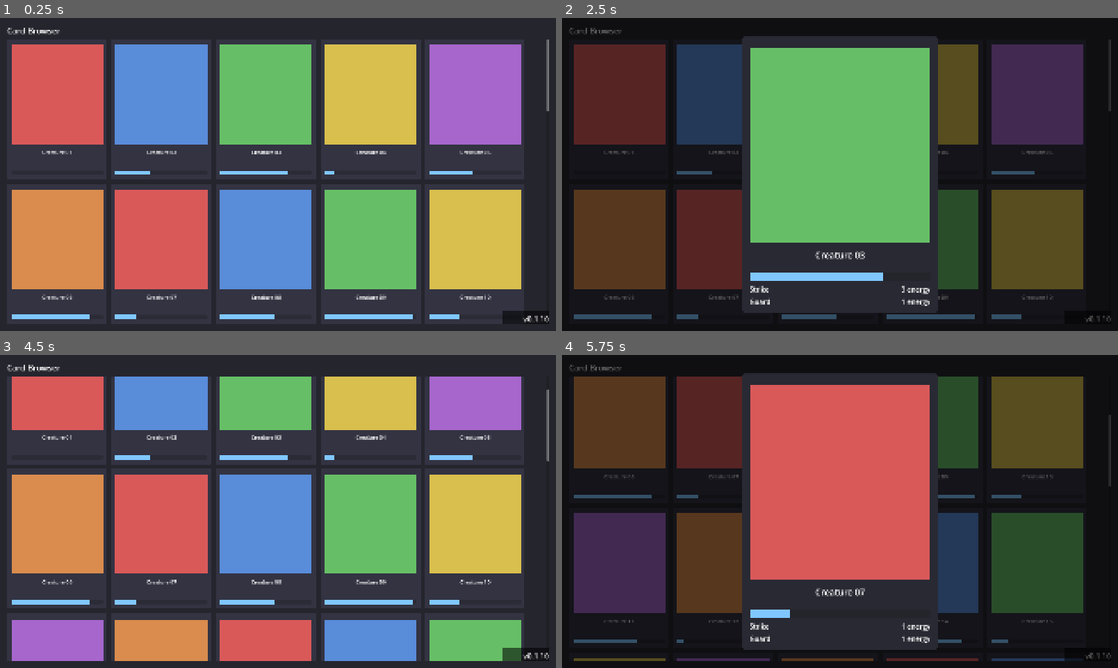
Above: before the commit, frames 1-4 (two rows, left to right).
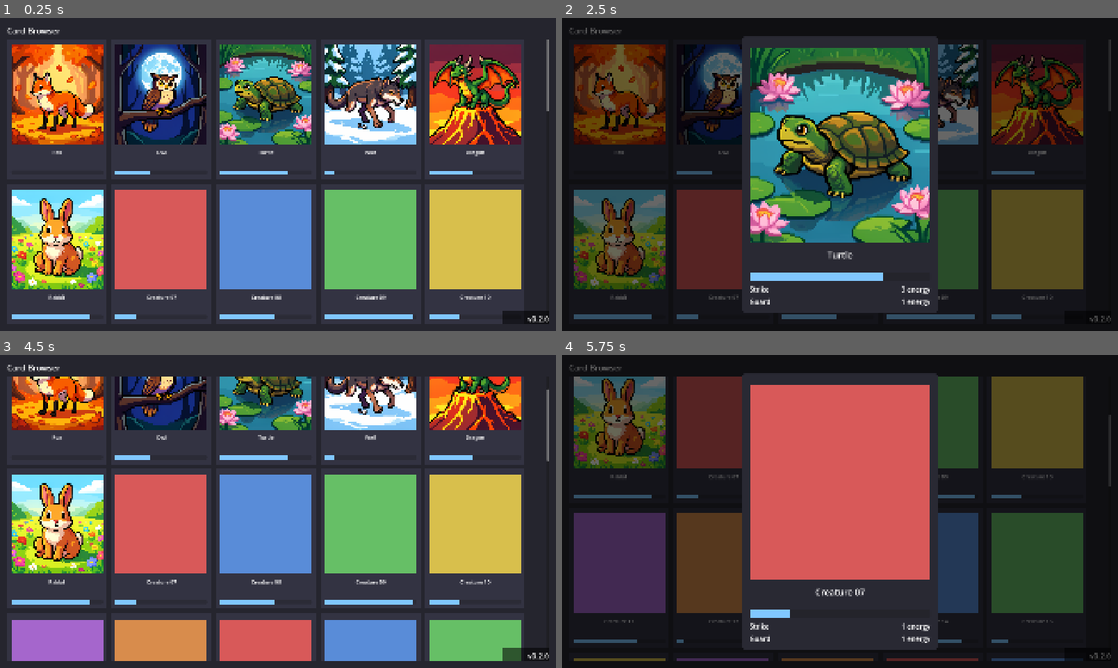
Above: after the commit, the same moments.

Repository: VirtualSteveShow/UnnamedCardGame
Game: Godot game, scene res://scenes/card_browser/card_browser.tscn
Two runs of this game, one before a commit and one after it. Both use one fixed random seed, a clock stepped at 60 frames per second and the inputs below.
Inputs (mouse positions are in pixels of both pictures, inside the frame that each line leads up to):
- Up to frame 1 (0.25 s): no input
- Up to frame 2 (2.5 s): tap Enter at 0.5, 2 s; drag from (617, 108) to (895, 105) at 0.52 s; tap Space at 1.25 s; drag from (723, 105) to (812, 237) at 1.27 s; move the mouse to (828, 108) at 2.02 s; click (828, 108) at 2.17 s
- Up to frame 3 (4.5 s): tap Space at 2.75 s; drag from (372, 445) to (111, 464) at 2.77 s; tap Enter at 3.5 s; drag from (472, 445) to (305, 511) at 3.52 s; drag from (55, 589) to (194, 433) at 4.27 s
- Up to frame 4 (5.75 s): tap Space at 5 s; move the mouse to (723, 433) at 5.02 s; click (723, 433) at 5.17 s

The runs differ from the first frame. In frame 1, 32% of the frame differs, in the area x 2-98%, y 8-98%; in frame 2, 41%; in frame 3, 20%; in frame 4, 4.1%.

Commit message:
Add first real card art: 6 pixel-art creatures with scene backgrounds
Generated via a master Flux prompt template (16-bit pixel art style,
each creature in a matching illustrated environment rather than a
plain background) through the ComfyUI Phone App's new export-path
feature -- saved straight into art/wip alongside the normal gallery
save.

- CardData: new art_texture field + get_display_texture() shared
  fallback (real art if set, else a flat-color swatch from
  placeholder_color), so callers never branch on whether art exists yet.
- CardItem/CardDetail: Art nodes switched from ColorRect to TextureRect
  (STRETCH_KEEP_ASPECT_COVERED) to actually render textures.
- CardDatabase: first 6 of the 36 cards now carry real fox/owl/turtle/
  wolf/dragon/rabbit art and names; the rest remain placeholders until
  more art exists.
- Final assets copied into game/assets/creatures/; raw generations kept
  in art/wip for reference.

Verified: headless import + play test, exported and deployed to device.
Version -> 0.2.0.

Diff:
--- a/game/project.godot
+++ b/game/project.godot
@@ -11,7 +11,7 @@
 [application]
 
 config/name="Unnamed Card Game"
-config/version="0.1.10"
+config/version="0.2.0"
 run/main_scene="res://scenes/card_browser/card_browser.tscn"
 config/features=PackedStringArray("4.7", "GL Compatibility")
 config/icon="res://icon.svg"
--- a/game/scenes/card_browser/card_detail.gd
+++ b/game/scenes/card_browser/card_detail.gd
@@ -24,7 +24,7 @@
 const ABILITY_ROW_FONT_SIZE := 24
 
 @onready var panel: Panel = $Panel
-@onready var art_rect: ColorRect = $Panel/Art
+@onready var art_rect: TextureRect = $Panel/Art
 @onready var name_label: Label = $Panel/NameLabel
 @onready var xp_bar: ProgressBar = $Panel/XpBar
 @onready var ability_list: VBoxContainer = $Panel/AbilityList
@@ -38,7 +38,7 @@
 
 
 func show_card(data: CardData) -> void:
-	art_rect.color = data.placeholder_color
+	art_rect.texture = data.get_display_texture()
 	name_label.text = data.card_name
 	xp_bar.value = data.xp_progress * 100.0
 
--- a/game/scenes/card_browser/card_detail.tscn
+++ b/game/scenes/card_browser/card_detail.tscn
@@ -47,7 +47,7 @@
 grow_vertical = 2
 theme_override_styles/panel = SubResource("StyleBoxFlat_panel_bg")
 
-[node name="Art" type="ColorRect" parent="Panel"]
+[node name="Art" type="TextureRect" parent="Panel"]
 layout_mode = 1
 anchor_left = 0.04
 anchor_top = 0.04
@@ -55,7 +55,9 @@
 anchor_bottom = 0.75
 grow_horizontal = 2
 grow_vertical = 2
-color = Color(1, 1, 1, 1)
+clip_contents = true
+expand_mode = 1
+stretch_mode = 6
 
 [node name="NameLabel" type="Label" parent="Panel"]
 layout_mode = 1
--- a/game/scenes/card_browser/card_item.gd
+++ b/game/scenes/card_browser/card_item.gd
@@ -29,7 +29,7 @@
 ## and release before it counts as a drag instead of a tap.
 const DRAG_CANCEL_DISTANCE := 24.0
 
-@onready var art_rect: ColorRect = $Art
+@onready var art_rect: TextureRect = $Art
 @onready var name_label: Label = $NameLabel
 @onready var xp_bar: ProgressBar = $XpBar
 
@@ -43,7 +43,7 @@
 
 func setup(data: CardData) -> void:
 	card_data = data
-	art_rect.color = data.placeholder_color
+	art_rect.texture = data.get_display_texture()
 	name_label.text = data.card_name
 	xp_bar.value = data.xp_progress * 100.0
 
--- a/game/scenes/card_browser/card_item.tscn
+++ b/game/scenes/card_browser/card_item.tscn
@@ -19,7 +19,7 @@
 mouse_filter = 2
 color = Color(0.2, 0.2, 0.26, 1)
 
-[node name="Art" type="ColorRect" parent="."]
+[node name="Art" type="TextureRect" parent="."]
 layout_mode = 1
 anchor_left = 0.04
 anchor_top = 0.04
@@ -28,7 +28,9 @@
 grow_horizontal = 2
 grow_vertical = 2
 mouse_filter = 2
-color = Color(1, 1, 1, 1)
+clip_contents = true
+expand_mode = 1
+stretch_mode = 6
 
 [node name="NameLabel" type="Label" parent="."]
 layout_mode = 1
--- a/game/scripts/data/card_data.gd
+++ b/game/scripts/data/card_data.gd
@@ -23,10 +23,26 @@
 ## Progress toward the next level, 0.0-1.0. Drives the XP bar fill.
 @export_range(0.0, 1.0) var xp_progress: float = 0.0
 
-## Stand-in for real card art until Flux-generated art exists. Used to
-## tint a placeholder rectangle so cards are visually distinguishable in
-## the browser and detail view.
+## Real card art, once generated. Null means no art yet -- the browser
+## and detail view fall back to a solid-color swatch (placeholder_color)
+## instead.
+@export var art_texture: Texture2D = null
+
+## Used to tint a placeholder rectangle so cards are still visually
+## distinguishable before real art exists (art_texture is null).
 @export var placeholder_color: Color = Color.WHITE
 
 ## Abilities available to this creature.
 @export var abilities: Array[CardAbility] = []
+
+
+## Shared by the grid and detail view: returns art_texture if set,
+## otherwise a flat-color texture built from placeholder_color, so both
+## places can always just set a TextureRect's texture without branching
+## on whether real art exists yet.
+func get_display_texture() -> Texture2D:
+	if art_texture:
+		return art_texture
+	var image := Image.create(4, 4, false, Image.FORMAT_RGB8)
+	image.fill(placeholder_color)
+	return ImageTexture.create_from_image(image)
--- a/game/scripts/data/card_database.gd
+++ b/game/scripts/data/card_database.gd
@@ -1,11 +1,24 @@
 class_name CardDatabase
 extends RefCounted
-## Temporary source of placeholder creature cards for the card browser.
+## Temporary source of creature cards for the card browser.
 ##
-## Once real content exists (likely authored as individual CardData
-## .tres resources once art is ready), this will be replaced. For now it
-## fabricates a handful of varied placeholder cards so the browser has
-## something to lay out and the detail view has something to show.
+## Once real content exists for every card (likely authored as individual
+## CardData .tres resources), this will be replaced. For now the first
+## few entries carry real Flux-generated art (REAL_CREATURES below) and
+## the rest are fabricated placeholder cards, so the browser has a mix
+## of real and stand-in content to lay out.
+
+## Real creature art generated so far: [display name, texture path].
+## Add to this as more art gets finished; anything beyond this list
+## still falls back to a placeholder-color swatch.
+const REAL_CREATURES := [
+	["Fox", "res://assets/creatures/fox.png"],
+	["Owl", "res://assets/creatures/owl.png"],
+	["Turtle", "res://assets/creatures/turtle.png"],
+	["Wolf", "res://assets/creatures/wolf.png"],
+	["Dragon", "res://assets/creatures/dragon.png"],
+	["Rabbit", "res://assets/creatures/rabbit.png"],
+]
 
 const PLACEHOLDER_COLORS: Array[Color] = [
 	Color(0.85, 0.35, 0.35), # red
@@ -22,12 +35,17 @@
 	var cards: Array[CardData] = []
 	for i in range(PLACEHOLDER_COUNT):
 		var card := CardData.new()
-		card.card_name = "Creature %02d" % (i + 1)
 		card.level = 1 + (i % 5)
 		# Spread XP values out deterministically so cards look varied
 		# without needing real progression data yet.
 		card.xp_progress = fmod(i * 0.37, 1.0)
-		card.placeholder_color = PLACEHOLDER_COLORS[i % PLACEHOLDER_COLORS.size()]
+
+		if i < REAL_CREATURES.size():
+			card.card_name = REAL_CREATURES[i][0]
+			card.art_texture = load(REAL_CREATURES[i][1])
+		else:
+			card.card_name = "Creature %02d" % (i + 1)
+			card.placeholder_color = PLACEHOLDER_COLORS[i % PLACEHOLDER_COLORS.size()]
 
 		var strike := CardAbility.new()
 		strike.ability_name = "Strike"
Binary file added: game/assets/creatures/dragon.png
Not shown, added: game/assets/creatures/dragon.png.import
Binary file added: game/assets/creatures/fox.png
Not shown, added: game/assets/creatures/fox.png.import
Binary file added: game/assets/creatures/owl.png
Not shown, added: game/assets/creatures/owl.png.import
Binary file added: game/assets/creatures/rabbit.png
Not shown, added: game/assets/creatures/rabbit.png.import
Binary file added: game/assets/creatures/turtle.png
Not shown, added: game/assets/creatures/turtle.png.import
Binary file added: game/assets/creatures/wolf.png
Not shown, added: game/assets/creatures/wolf.png.import
(and 8 more such lines)
